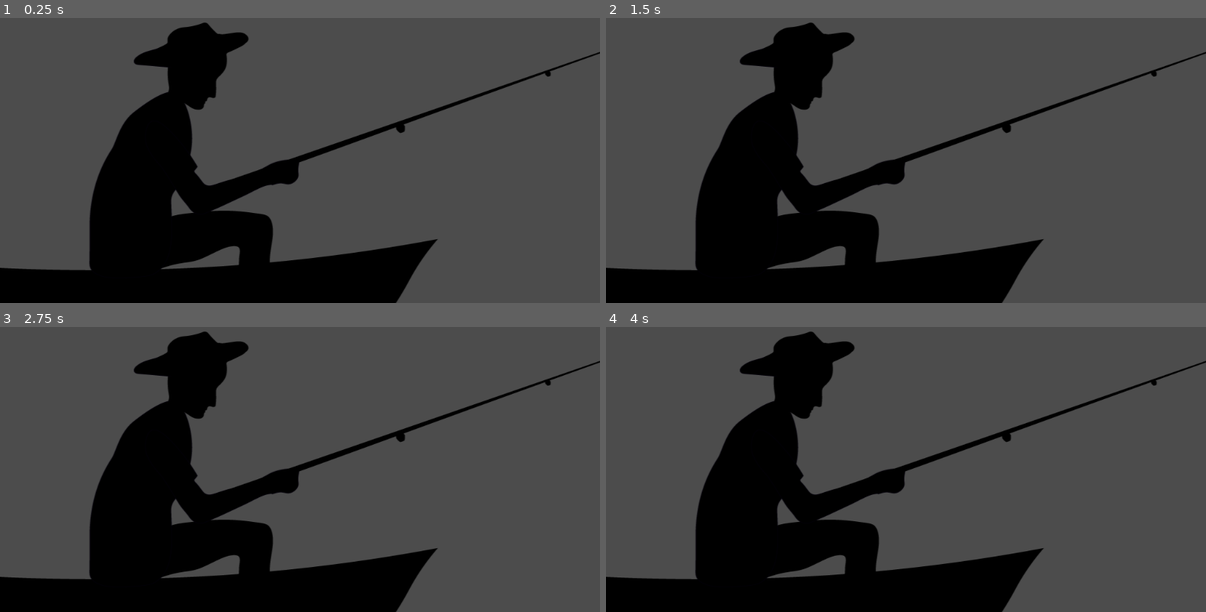
Above: before the commit, frames 1-4 (two rows, left to right).
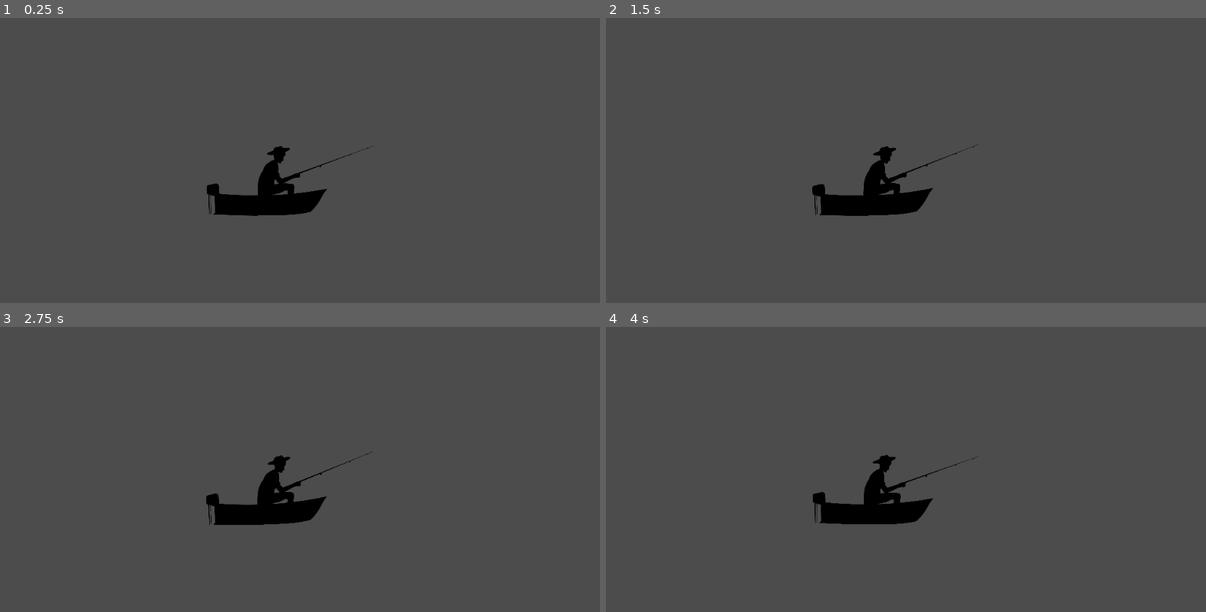
Above: after the commit, the same moments.

Repository: renanstn/desires-game
Game: Godot game, scene res://Scenes/World.tscn
The game is run twice, just before and just after one commit, with the same random seed, the same clock (stepped at 60 frames per second) and the same inputs. The engine's default icon, where the game draws it, is replaced by a stand-in: a white triangle on a blue panel in a dark square.
Inputs (mouse positions are in pixels of both pictures, inside the frame that each line leads up to):
- Up to frame 1 (0.25 s): no input
- Up to frame 2 (1.5 s): move the mouse to (1038, 109) at 0.52 s; click (1038, 109) at 0.6 s; tap Enter at 1.25 s; move the mouse to (786, 146) at 1.27 s; click (786, 146) at 1.35 s
- Up to frame 3 (2.75 s): move the mouse to (360, 358) at 2.02 s; click (360, 358) at 2.1 s
- Up to frame 4 (4 s): move the mouse to (876, 506) at 2.77 s; click (876, 506) at 2.85 s; move the mouse to (1086, 489) at 3.52 s; click (1086, 489) at 3.6 s

The runs differ from the first frame. In frame 1, 26% of the frame differs, in the area x 0-100%, y 1-100%; in frame 2, 26%; in frame 3, 26%; in frame 4, 26%.

Commit message:
Conexão de scripts e animação de miss

Diff:
--- a/Desires/Scenes/Fishermen.tscn
+++ b/Desires/Scenes/Fishermen.tscn
@@ -1,5 +1,6 @@
-[gd_scene load_steps=9 format=2]
-
+[gd_scene load_steps=12 format=2]
+
+[ext_resource path="res://Scripts/Fishermen.gd" type="Script" id=1]
 [ext_resource path="res://Sprites/Characters/VARA.png" type="Texture" id=2]
 [ext_resource path="res://Sprites/Characters/BARCO.png" type="Texture" id=3]
 [ext_resource path="res://Sprites/Characters/BRAÇO.png" type="Texture" id=4]
@@ -7,6 +8,22 @@
 [ext_resource path="res://Sprites/Characters/MÃO FECHADA.png" type="Texture" id=6]
 [ext_resource path="res://Sprites/Characters/PERNA.png" type="Texture" id=7]
 [ext_resource path="res://Sprites/Characters/TRONCO ESCOLIOSE.png" type="Texture" id=8]
+
+[sub_resource type="Animation" id=2]
+resource_name = "Alert"
+length = 0.5
+tracks/0/type = "value"
+tracks/0/path = NodePath("BARCO/PERNA/TRONCO ESCOLIOSE/CABEÇA:rotation_degrees")
+tracks/0/interp = 1
+tracks/0/loop_wrap = true
+tracks/0/imported = false
+tracks/0/enabled = true
+tracks/0/keys = {
+"times": PoolRealArray( 0, 0.5 ),
+"transitions": PoolRealArray( 1, 1 ),
+"update": 0,
+"values": [ 0.0, -22.3376 ]
+}
 
 [sub_resource type="Animation" id=1]
 resource_name = "Idle"
@@ -97,10 +114,100 @@
 "values": [ 0.0 ]
 }
 
+[sub_resource type="Animation" id=3]
+resource_name = "Lost"
+length = 3.0
+tracks/0/type = "value"
+tracks/0/path = NodePath("BARCO:rotation_degrees")
+tracks/0/interp = 1
+tracks/0/loop_wrap = true
+tracks/0/imported = false
+tracks/0/enabled = true
+tracks/0/keys = {
+"times": PoolRealArray( 0, 0.3, 1, 2, 3 ),
+"transitions": PoolRealArray( 1, 1, 1, 1, 1 ),
+"update": 0,
+"values": [ -0.85189, 3.29995, -3.14715, 1.26135, -0.85189 ]
+}
+tracks/1/type = "value"
+tracks/1/path = NodePath("BARCO/PERNA:rotation_degrees")
+tracks/1/interp = 1
+tracks/1/loop_wrap = true
+tracks/1/imported = false
+tracks/1/enabled = true
+tracks/1/keys = {
+"times": PoolRealArray( 0 ),
+"transitions": PoolRealArray( 1 ),
+"update": 0,
+"values": [ 0.0 ]
+}
+tracks/2/type = "value"
+tracks/2/path = NodePath("BARCO/PERNA/TRONCO ESCOLIOSE:rotation_degrees")
+tracks/2/interp = 1
+tracks/2/loop_wrap = true
+tracks/2/imported = false
+tracks/2/enabled = true
+tracks/2/keys = {
+"times": PoolRealArray( 0, 0.3, 3 ),
+"transitions": PoolRealArray( 1, 1, 1 ),
+"update": 0,
+"values": [ 2.59677, -6.39186, 2.59677 ]
+}
+tracks/3/type = "value"
+tracks/3/path = NodePath("BARCO/PERNA/TRONCO ESCOLIOSE/CABEÇA:rotation_degrees")
+tracks/3/interp = 1
+tracks/3/loop_wrap = true
+tracks/3/imported = false
+tracks/3/enabled = true
+tracks/3/keys = {
+"times": PoolRealArray( 0, 0.3, 1, 2, 3 ),
+"transitions": PoolRealArray( 1, 1, 1, 1, 1 ),
+"update": 0,
+"values": [ 0.0, -24.5012, -29.3728, 3.39518, 0.0 ]
+}
+tracks/4/type = "value"
+tracks/4/path = NodePath("BARCO/PERNA/TRONCO ESCOLIOSE/BRAÇO:rotation_degrees")
+tracks/4/interp = 1
+tracks/4/loop_wrap = true
+tracks/4/imported = false
+tracks/4/enabled = true
+tracks/4/keys = {
+"times": PoolRealArray( 0, 0.3, 1, 2, 2.5, 3 ),
+"transitions": PoolRealArray( 1, 1, 1, 1, 1, 1 ),
+"update": 0,
+"values": [ -3.13281, -23.4546, -9.0133, 0.619879, -48.3825, -3.13281 ]
+}
+tracks/5/type = "value"
+tracks/5/path = NodePath("BARCO/PERNA/TRONCO ESCOLIOSE/BRAÇO/MÃO FECHADA:rotation_degrees")
+tracks/5/interp = 1
+tracks/5/loop_wrap = true
+tracks/5/imported = false
+tracks/5/enabled = true
+tracks/5/keys = {
+"times": PoolRealArray( 0, 0.3, 1, 2, 2.5, 3 ),
+"transitions": PoolRealArray( 1, 1, 1, 1, 1, 1 ),
+"update": 0,
+"values": [ 0.0, -16.7853, -13.0857, -8.13175, -35.0182, 0.0 ]
+}
+tracks/6/type = "value"
+tracks/6/path = NodePath("BARCO/PERNA/TRONCO ESCOLIOSE/BRAÇO/MÃO FECHADA/VARA:rotation_degrees")
+tracks/6/interp = 1
+tracks/6/loop_wrap = true
+tracks/6/imported = false
+tracks/6/enabled = true
+tracks/6/keys = {
+"times": PoolRealArray( 0 ),
+"transitions": PoolRealArray( 1 ),
+"update": 0,
+"values": [ 0.0 ]
+}
+
 [node name="Fishermen" type="Node2D"]
+script = ExtResource( 1 )
 
 [node name="BARCO" type="Sprite" parent="."]
 position = Vector2( -293.387, 245.641 )
+rotation = -0.0148683
 texture = ExtResource( 3 )
 offset = Vector2( 293.387, -295.641 )
 
@@ -111,6 +218,7 @@
 
 [node name="TRONCO ESCOLIOSE" type="Sprite" parent="BARCO/PERNA"]
 position = Vector2( -55.4991, 0 )
+rotation = 0.0453221
 texture = ExtResource( 8 )
 offset = Vector2( 294.148, -157.639 )
 
@@ -121,6 +229,7 @@
 
 [node name="BRAÇO" type="Sprite" parent="BARCO/PERNA/TRONCO ESCOLIOSE"]
 position = Vector2( 45.4084, -181.634 )
+rotation = -0.0546778
 texture = ExtResource( 4 )
 offset = Vector2( 248.739, 23.9943 )
 
@@ -135,4 +244,7 @@
 offset = Vector2( 32.6936, -28.8904 )
 
 [node name="AnimationPlayer" type="AnimationPlayer" parent="."]
+anims/Alert = SubResource( 2 )
 anims/Idle = SubResource( 1 )
+anims/Lost = SubResource( 3 )
+[connection signal="animation_finished" from="AnimationPlayer" to="." method="_on_AnimationPlayer_animation_finished"]
--- a/Desires/Scenes/GameController.tscn
+++ b/Desires/Scenes/GameController.tscn
@@ -1,33 +1,11 @@
-[gd_scene load_steps=3 format=2]
+[gd_scene load_steps=2 format=2]
 
-[ext_resource path="res://icon.png" type="Texture" id=1]
 [ext_resource path="res://Scripts/GameController.gd" type="Script" id=2]
 
 [node name="GameController" type="Node"]
 script = ExtResource( 2 )
 
-[node name="Vara" type="Node2D" parent="."]
-visible = false
-position = Vector2( 384, 448 )
-__meta__ = {
-"_edit_group_": true
-}
-
-[node name="Sprite" type="Sprite" parent="Vara"]
-texture = ExtResource( 1 )
-
-[node name="Boia" type="Node2D" parent="."]
-visible = false
-position = Vector2( 832, 448 )
-__meta__ = {
-"_edit_group_": true
-}
-
-[node name="Sprite" type="Sprite" parent="Boia"]
-texture = ExtResource( 1 )
-
 [node name="PullTime" type="Timer" parent="."]
-wait_time = 0.5
 one_shot = true
 
 [node name="NextFishTimer" type="Timer" parent="."]
--- a/Desires/Scenes/World.tscn
+++ b/Desires/Scenes/World.tscn
@@ -7,6 +7,8 @@
 position = Vector2( 512, 320 )
 
 [node name="GameController" parent="." instance=ExtResource( 1 )]
+fishermen_path = NodePath("Fishermen")
 
-[node name="Fishermen" parent="." instance=ExtResource( 10 )]
-position = Vector2( -2.67029e-05, 64 )
+[node name="Fishermen" parent="GameController" instance=ExtResource( 10 )]
+position = Vector2( 512, 384 )
+scale = Vector2( 0.2, 0.2 )
--- /dev/null
+++ b/Desires/Scripts/Fishermen.gd
@@ -0,0 +1,25 @@
+extends Node2D
+
+
+onready var animation_player = $AnimationPlayer
+
+
+func _ready():
+	var game_controller = get_tree().get_root().find_node("GameController", true, false)
+	if game_controller:
+		game_controller.connect("play_idle", self, "play_idle")
+		game_controller.connect("play_alert", self, "play_alert")
+		game_controller.connect("play_lost", self, "play_lost")
+		game_controller.connect("play_catch", self, "play_catch")
+
+func play_idle():
+	animation_player.play("Idle")
+
+func play_alert():
+	animation_player.play("Alert")
+
+func play_lost():
+	pass
+
+func play_catch():
+	pass
--- a/Desires/Scripts/GameController.gd
+++ b/Desires/Scripts/GameController.gd
@@ -1,11 +1,10 @@
 extends Node
 
 
-onready var vara = get_node("Vara")
-onready var boia = get_node("Boia")
 onready var pull_timer = $PullTime
 onready var next_fish_timer = $NextFishTimer
-
+export(NodePath) var fishermen_path
+var fishermen : Node2D
 enum states {
 	IDLE,
 	ALERT,
@@ -15,8 +14,15 @@
 const MIN_FISH_TIME = 5
 const MAX_FISH_TIME = 15
 
+signal play_idle
+signal play_alert
+signal play_lost
+signal play_catch
+
 
 func _ready():
+	fishermen = get_node(fishermen_path)
+	emit_signal("play_idle")
 	randomize()
 	actual_state = states.IDLE
 	var next_fish = rand_range(MIN_FISH_TIME, MAX_FISH_TIME)
@@ -26,24 +32,28 @@
 	next_fish_timer.start()
 
 
-func _process(delta):
+func _process(_delta):
 	if Input.is_action_just_pressed("Pull"):
 		if actual_state == states.ALERT:
+			emit_signal("play_catch")
 			print("pegou!")
 			pull_timer.stop()
 			actual_state = states.IDLE
+			emit_signal("play_idle")
 			var next_fish = rand_range(MIN_FISH_TIME, MAX_FISH_TIME)
 			print("Próximo peixe em:")
 			print(next_fish)
 			next_fish_timer.wait_time = next_fish
 			next_fish_timer.start()
 		else:
+			emit_signal("play_lost")
 			print("...")
 
 
 func _on_PullTime_timeout():
 	print("Perdeu...")
 	actual_state = states.IDLE
+	emit_signal("play_idle")
 	var next_fish = rand_range(MIN_FISH_TIME, MAX_FISH_TIME)
 	print("Próximo peixe em:")
 	print(next_fish)
@@ -53,5 +63,6 @@
 
 func _on_NextFishTimer_timeout():
 	actual_state = states.ALERT
+	emit_signal("play_alert")
 	pull_timer.start()
 	print("!!!")
